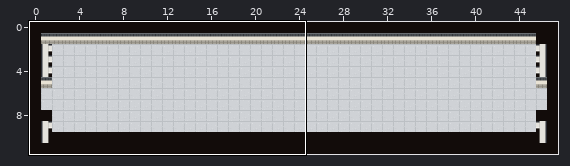
An edit to a level. Tiled map (JSON), data/tk_maps/w21/seoul/the-subway.tmj. Above: a wide view before the commit, with the close-up outlined.
Close-up. The starting point:
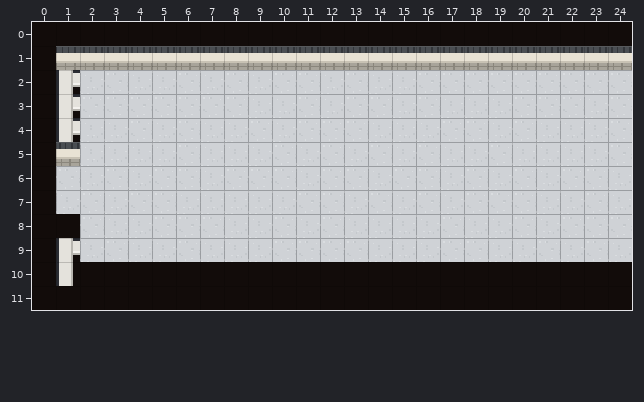
Cells are 16x16 px. Shown: x 0..24, y 0..11. The commit also changed other parts of the map, which this record leaves out.
After:
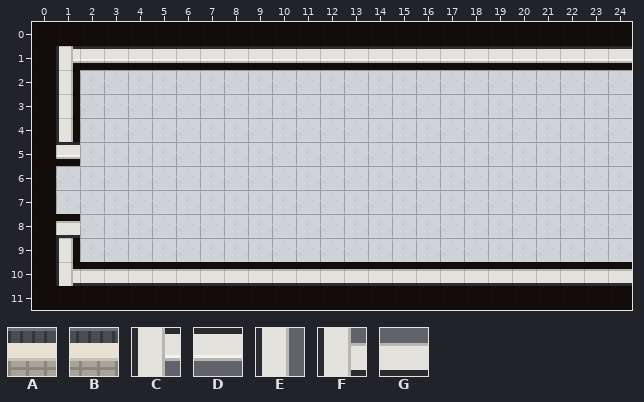
Key: from "seoul_tiles": A 56, B 57, C 60, D 61, E 64, F 68, G 69.
_ is an empty cell.
Edits made:
Layer "wall":
y 1: x 1..24 ABBBBBBBBBBBBBBBBBBBBBBB -> CDDDDDDDDDDDDDDDDDDDDDDD
y 2..4: x 1 C -> E
y 5: x 1 B -> D
y 8: x 1 _ -> G
y 9: x 1 C -> E
y 10: x 1..24 E_______________________ -> FGGGGGGGGGGGGGGGGGGGGGGG
Changed places in both close-ups, as pixel boxes (x1, y1, x2, y2):
changed: (56, 46, 632, 166)
changed: (56, 221, 632, 286)
